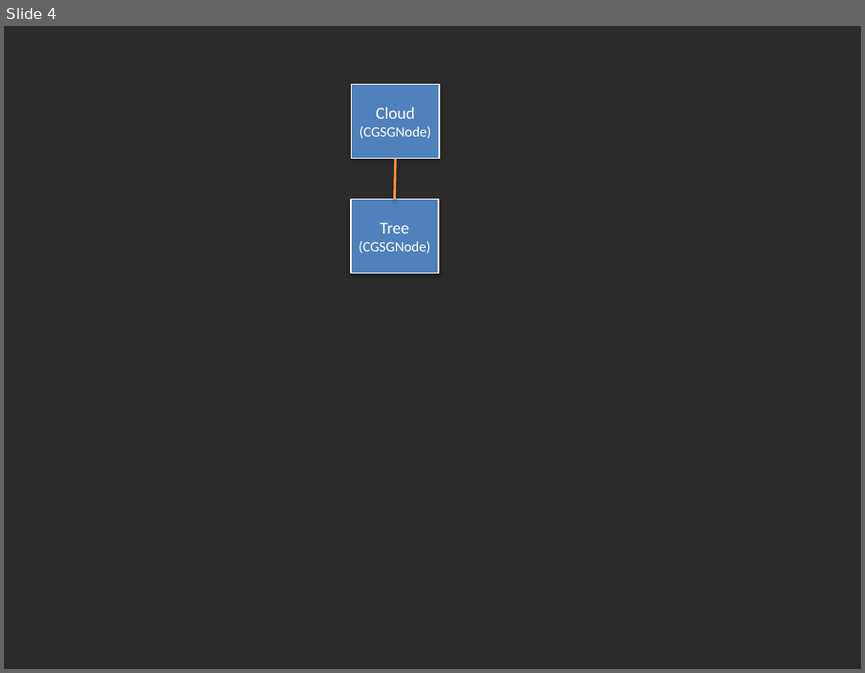
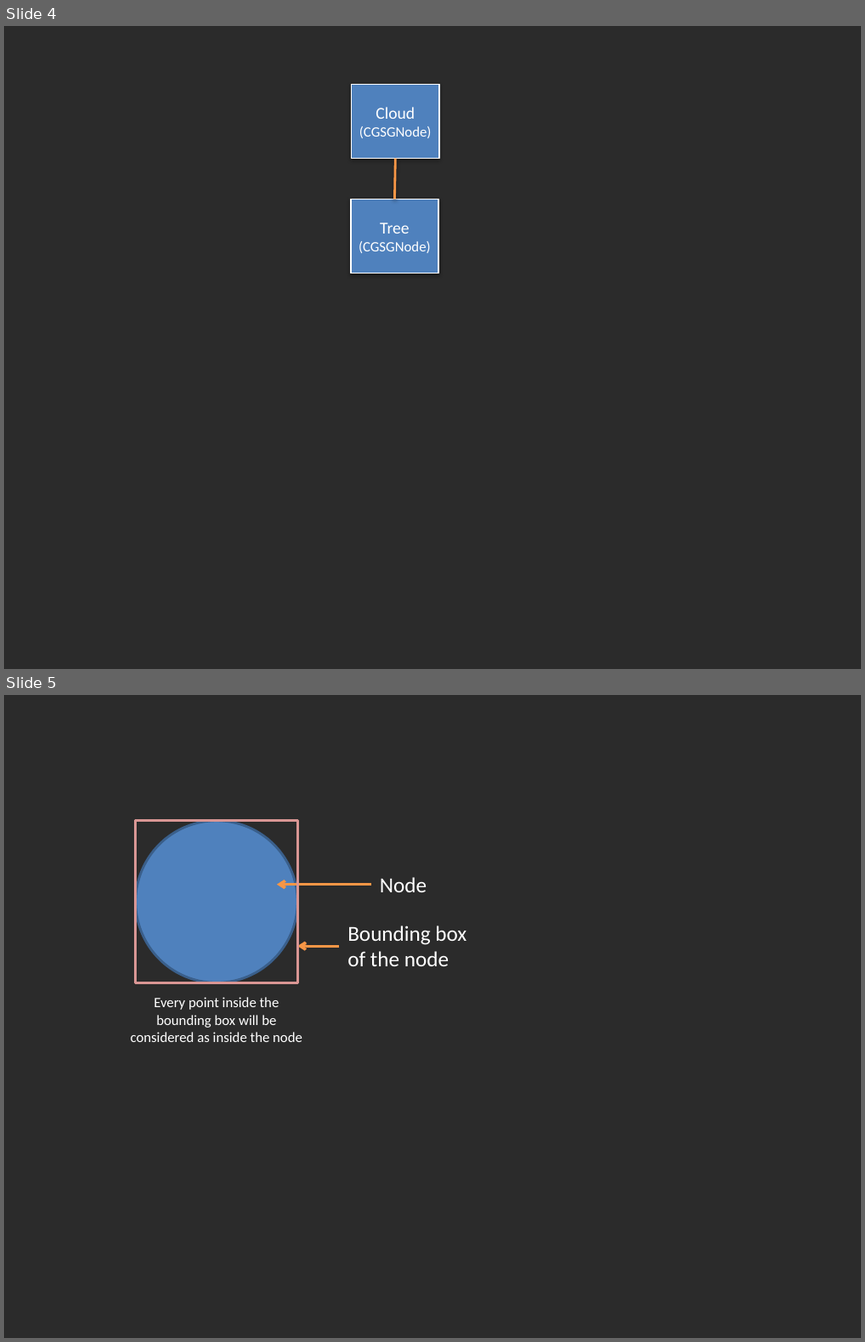
Before and after one commit to GwennaelBuchet/SceneGraph.js, a slide deck: img/concepts.pptx. Shown one above the other, each under a label of ours: slide 4 before the commit, slides 4 and 5 after it. The pictures are 865x673 and 865x1342 pixels, drawn with LibreOffice and Linux fonts; fonts in the diff are those of the drawing. Boxes give left, top, right and bottom in pixels: in the first picture for what was removed or moved away, otherwise in the second. Text is boxed around its words. In the diff, an @@ line names an element or a change of style, - is before the commit and + after.

```diff
--- a/img/concepts.pptx
+++ b/img/concepts.pptx
@@ slide 5 added at (4, 695, 861, 1338), background #2B2B2B @@
@@ ellipse added at (136, 821, 298, 983), fill #4F81BD, outline #3A5F8C 2 pt @@
@@ rectangle added at (136, 821, 298, 983), outline #D99694 2 pt @@
@@ arrow added from (371, 885) to (277, 885), #F79646 2.25 pt @@
@@ text added at (380, 877, 426, 892), 18 pt, text #FFFFFF @@
+Node
@@ arrow added from (339, 946) to (298, 946), #F79646 2.25 pt @@
@@ text added at (347, 925, 466, 966), 18 pt, text #FFFFFF @@
+Bounding box of the node
@@ text added at (131, 997, 302, 1042), 12 pt, text #FFFFFF @@
+Every point inside the bounding box will be considered as inside the node
```
Also in this commit, not shown: 28 other files.
